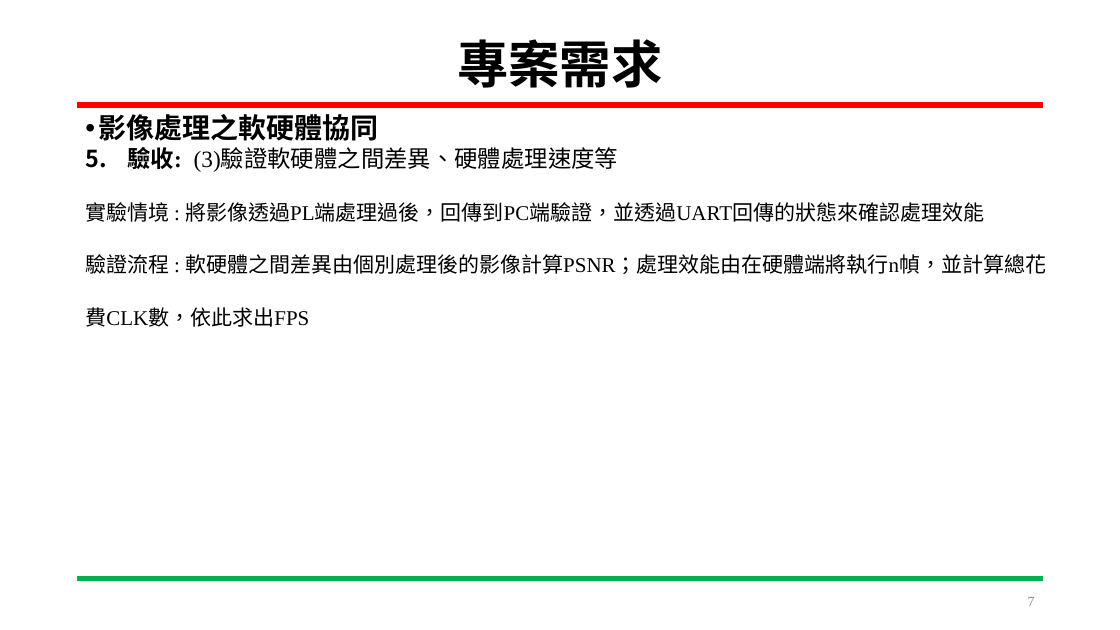
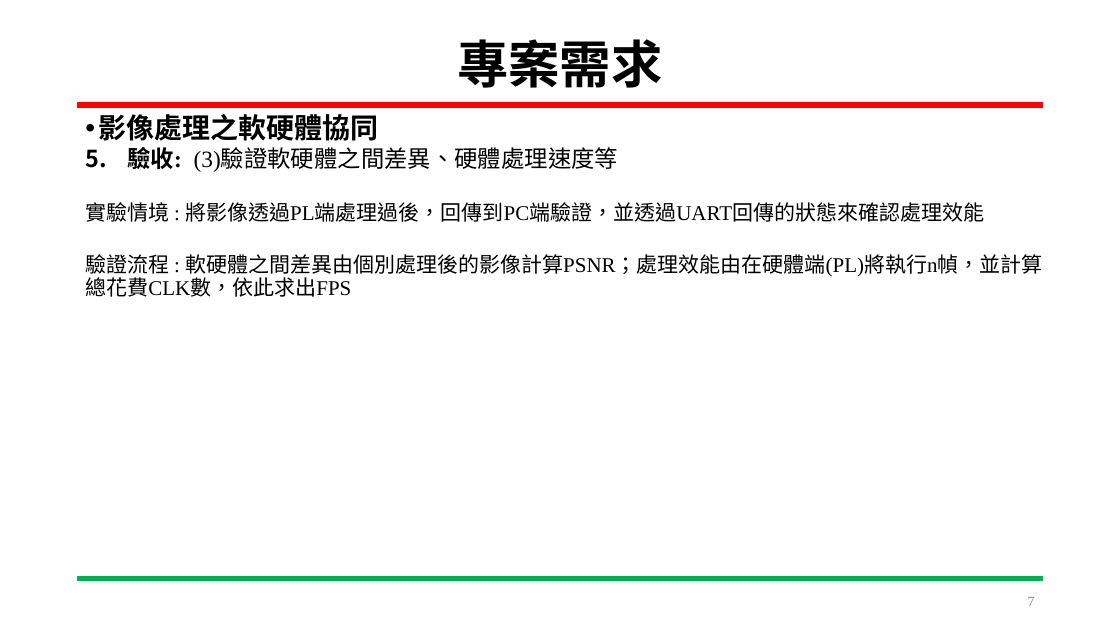
Before and after one commit to HOURFA/SoC_course, a slide deck: slide 7 of final_project/N03-DevelopmentLog/SoC_Final_project.pptx. Drawn at 1120x630 pixels with LibreOffice and Linux fonts; fonts in the diff are those of the drawing. Boxes give left, top, right and bottom in pixels: in the first picture for what was removed or moved away, otherwise in the second. Text is boxed around its words. In the diff, an @@ line names an element or a change of style, - is before the commit and + after.

Commit message:
11.30 (1)制定驗證方法 (2)新增架構、流程圖

```diff
--- a/final_project/N03-DevelopmentLog/SoC_Final_project.pptx
+++ b/final_project/N03-DevelopmentLog/SoC_Final_project.pptx
@@ text at (85, 254, 1043, 297): text changed @@
-驗證流程 : 軟硬體之間差異由個別處理後的影像計算PSNR；處理效能由在硬體端將執行n幀，並計算總花
-費CLK數，依此求出FPS
+驗證流程 : 軟硬體之間差異由個別處理後的影像計算PSNR；處理效能由在硬體端(PL)將執行n幀，並計算總花費CLK數，依此求出FPS
```
